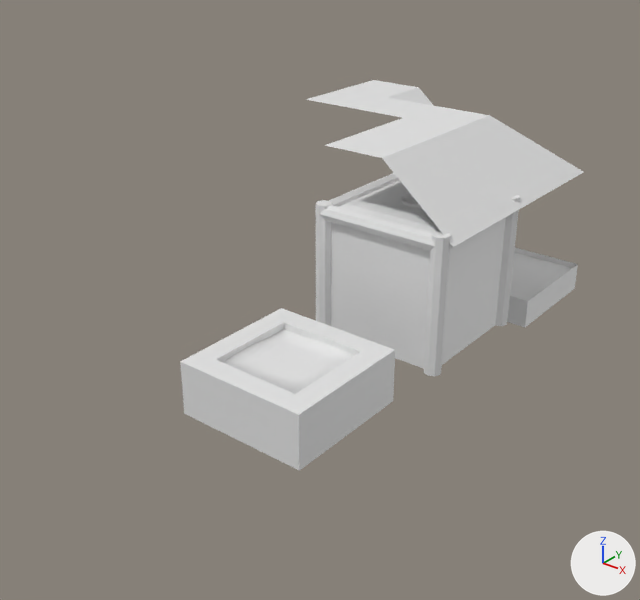
One commit to the Blender file Assets/Models/map_tileset_dungeon_2.blend: the scene before it, then after it.
One viewpoint serves both versions: a 50 mm lens placed at (6.67, -10.69, 6.54), pointed at (-0.6, -1.6, 0.9). The axes (+X, +Y, +Z) are drawn at lower right. The lights are the same throughout.

Objects in the first picture: 'CEILING_1', 'Cube', 'N_FLAT_WALL_0', 'N_PILLAR_WALL_0', 'N_TOP_PILLAR_WALL_0', 'Plane', 'Plane.001', 'Plane.002', 'S_PILLAR_WALL_0', 'WATER_FLOOR_0', 'W_FLAT_WALL_0', 'W_PILLAR_WALL_0'.
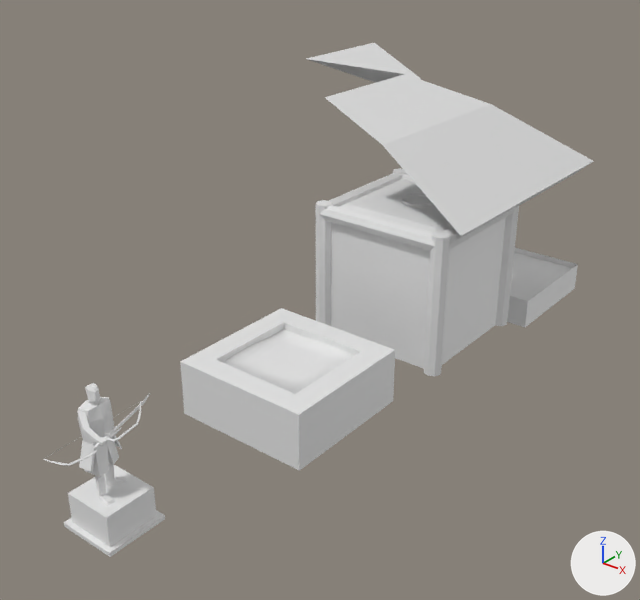
The change, as a list of edits to the scene's bpy script:
```text
Change me_plane_016:
    remove me_plane_016.from_pydata(...)  # 9 vertices, 4 faces; spans x -1.0..1.2, y -1.0..1.0, z -1.0..0.0
    add me_plane_016.from_pydata(...)  # 12 vertices, 6 faces; spans x -1.0..1.3, y -1.0..1.0, z -1.02..0.68
    me_plane_016 part 1: the whole mesh is rebuilt
Change me_plane_017:
    remove me_plane_017.from_pydata(...)  # 9 vertices, 6 faces; spans x -1.0..1.2, y -1.0..1.2, z -1.0..0.0
    add me_plane_017.from_pydata(...)  # 14 vertices, 10 faces; spans x -1.0..1.3, y -1.0..1.3, z -1.02..0.68
    me_plane_017 part 2: the whole mesh is rebuilt
Change me_plane_018:
    where me_plane_018.from_pydata(...)  # 9 vertices, 6 faces; spans x -1.0..1.0, y -1.0..1.0, z -0.84..0.0
    me_plane_018 part 3: the 1 vertex in x -1.0, y 0.0, z 0.0 is moved by (0.0, 0.0, 0.68)
    me_plane_018 part 4: the 1 vertex in x -1.0, y 1.0, z 0.0 is moved by (0.0, 0.0, 0.68)
    me_plane_018 part 5: the 1 vertex in x 0.0, y -1.0, z 0.0 is moved by (0.0, 0.0, 0.68)
    me_plane_018 part 6: the 1 vertex in x 1.0, y -1.0, z 0.0 is moved by (0.0, 0.0, 0.68)
Add ob_cube_011:
    ob_cube_011 = bpy.data.objects.new('Cube.011', me_cube_011)  # 32 vertices, 30 faces; spans x -0.018..0.018, y -0.053..0.258, z -0.025..0.037
    ob_cube_011.parent = ob_cube_007
    ob_cube_011.location = (-0.176, -5.788, 1.08)
    ob_cube_011.rotation_euler = (0.124, 0.0, 1.978)  # degrees (7.1, 0, 113)
Add ob_cube_007:
    ob_cube_007 = bpy.data.objects.new('Cube.007', me_cube_007)  # 24 vertices, 22 faces; spans x -0.059..0.538, y -0.09..0.219, z -0.148..0.066
    ob_cube_007.parent = ob_cube_001
    ob_cube_007.location = (-0.0872, -5.873, 1.479)
    ob_cube_007.rotation_euler = (-0.776, 1.463, -0.454)  # degrees (-44, 84, -26)
    ob_cube_007.scale = (0.768, 0.768, 0.768)
Add ob_cube_001:
    ob_cube_001 = bpy.data.objects.new('Cube.001', me_cube)  # 20 vertices, 18 faces; spans x -0.432..0.432, y -0.432..0.432, z 0.003..0.499
    ob_cube_001.location = (0.0, -6.0, -0.01)
    ob_cube_001.scale = (0.907, 0.907, 0.907)
Add ob_cube_010:
    ob_cube_010 = bpy.data.objects.new('Cube.010', me_cube_010)  # 32 vertices, 30 faces; spans x -0.018..0.018, y -0.053..0.258, z -0.025..0.037
    ob_cube_010.parent = ob_cube_006
    ob_cube_010.location = (0.311, -6.245, 1.335)
    ob_cube_010.rotation_euler = (0.124, 0.0, 0.0)  # degrees (7.1, 0, 0)
Add ob_cube_006:
    ob_cube_006 = bpy.data.objects.new('Cube.006', me_cube_006)  # 24 vertices, 22 faces; spans x -0.059..0.576, y -0.104..0.067, z -0.141..0.061
    ob_cube_006.parent = ob_cube_001
    ob_cube_006.location = (-0.0698, -6.184, 1.478)
    ob_cube_006.rotation_euler = (0.0, 0.16, -0.201)  # degrees (0, 9.2, -12)
    ob_cube_006.scale = (0.768, 0.768, 0.768)
Add ob_cube_009:
    ob_cube_009 = bpy.data.objects.new('Cube.009', me_cube_009)  # 32 vertices, 30 faces; spans x -0.048..0.042, y -0.077..0.791, z -0.052..0.077
    ob_cube_009.location = (0.3, -6.28, 1.34)
    ob_cube_009.rotation_euler = (0.25, -0.632, -0.104)  # degrees (14, -36, -6)
    ob_cube_009.scale = (0.825, 1.0, 0.825)
Add ob_cube_008:
    ob_cube_008 = bpy.data.objects.new('Cube.008', me_cube_008)  # 72 vertices, 69 faces; spans x -0.203..0.08, y -0.558..0.558, z -0.015..0.014
    ob_cube_008.location = (0.31, -6.25, 1.34)
    ob_cube_008.rotation_euler = (0.272, 0.243, -0.228)  # degrees (16, 14, -13)
Add ob_cube_005:
    ob_cube_005 = bpy.data.objects.new('Cube.005', me_cube_005)  # 22 vertices, 20 faces; spans x -0.071..0.16, y -0.038..0.151, z -0.017..0.306
    ob_cube_005.parent = ob_cube_001
    ob_cube_005.location = (-0.0971, -6.05, 1.552)
    ob_cube_005.rotation_euler = (0.0, 0.0, -0.241)  # degrees (0, 0, -14)
    ob_cube_005.scale = (0.664, 0.664, 0.664)
Add ob_plane_004:
    ob_plane_004 = bpy.data.objects.new('Plane.004', me_plane_020)  # 16 vertices, 14 faces; spans x -0.103..0.105, y -0.047..0.057, z -0.254..0.1
    ob_plane_004.parent = ob_cube_001
    ob_plane_004.location = (-0.0364, -6.202, 1.058)
    ob_plane_004.rotation_euler = (0.166, 0.0102, -2.985)  # degrees (9.5, 0.6, -171)
    ob_plane_004.scale = (0.804, 0.804, 0.804)
Add ob_plane_003:
    ob_plane_003 = bpy.data.objects.new('Plane.003', me_plane_019)  # 16 vertices, 14 faces; spans x -0.103..0.105, y -0.049..0.054, z -0.255..0.099
    ob_plane_003.parent = ob_cube_001
    ob_plane_003.location = (-0.0781, -5.87, 1.058)
    ob_plane_003.rotation_euler = (0.166, 0.0102, 0.157)  # degrees (9.5, 0.6, 9)
    ob_plane_003.scale = (0.804, 0.804, 0.804)
Add ob_cube_004:
    ob_cube_004 = bpy.data.objects.new('Cube.004', me_cube_004)  # 31 vertices, 28 faces; spans x -0.181..0.212, y -0.251..0.278, z -0.416..0.661
    ob_cube_004.parent = ob_cube_001
    ob_cube_004.location = (-0.0576, -6.039, 1.069)
    ob_cube_004.scale = (0.728, 0.728, 0.728)
Add ob_cube_003:
    ob_cube_003 = bpy.data.objects.new('Cube.003', me_cube_003)  # 38 vertices, 36 faces; spans x -0.134..0.236, y -0.066..0.127, z 0.004..0.88
    ob_cube_003.parent = ob_cube_001
    ob_cube_003.location = (0.0186, -6.14, 0.427)
    ob_cube_003.rotation_euler = (0.0, 0.0, -0.126)  # degrees (0, 0, -7.2)
    ob_cube_003.scale = (0.728, 0.728, 0.728)
Add ob_cube_002:
    ob_cube_002 = bpy.data.objects.new('Cube.002', me_cube_002)  # 38 vertices, 36 faces; spans x -0.138..0.237, y -0.128..0.069, z 0.004..0.88
    ob_cube_002.parent = ob_cube_001
    ob_cube_002.location = (-0.0939, -5.927, 0.426)
    ob_cube_002.rotation_euler = (0.0, 0.0, 1.13)  # degrees (0, 0, 65)
    ob_cube_002.scale = (0.728, 0.728, 0.728)
```

Boxes (x1, y1, x2, y2) around the edits, measured in the pictures (640 x 600 px; the box of a moved part takes in the faces that stretch with it):
'Plane', reshaped (32% taller): before (325, 118, 523, 247); after (325, 74, 530, 244)
'Plane.001', reshaped (29% taller): before (404, 106, 583, 207); after (405, 74, 593, 205)
'Cube.001', added: after (64, 465, 165, 557)
'Plane.002', reshaped: before (306, 80, 435, 118); after (306, 42, 421, 83)
'Cube.004', added: after (78, 397, 119, 477)
'Cube.006', added: after (77, 410, 107, 447)
'Plane.004', added: after (79, 441, 95, 471)
'Cube.003', added: after (95, 474, 114, 506)
'Cube.002', added: after (105, 449, 127, 485)
'Cube.008', added: after (44, 401, 141, 466)
'Cube.005', added: after (85, 383, 100, 405)
'Cube.009', added: after (93, 393, 150, 450)
'Plane.003', added: after (114, 435, 122, 449)
'Cube.010', added: after (99, 427, 122, 445)
'Cube.007', added: after (102, 397, 114, 426)
part 3 of me_plane_018, moved or reshaped: before (309, 89, 382, 99); after (306, 50, 363, 68)
part 4 of me_plane_018, moved or reshaped: before (342, 80, 418, 97); after (342, 42, 418, 78)
part 5 of me_plane_018, moved or reshaped: before (306, 97, 387, 108); after (307, 59, 379, 83)
part 6 of me_plane_018, moved or reshaped: before (353, 97, 435, 118); after (354, 66, 404, 82)
